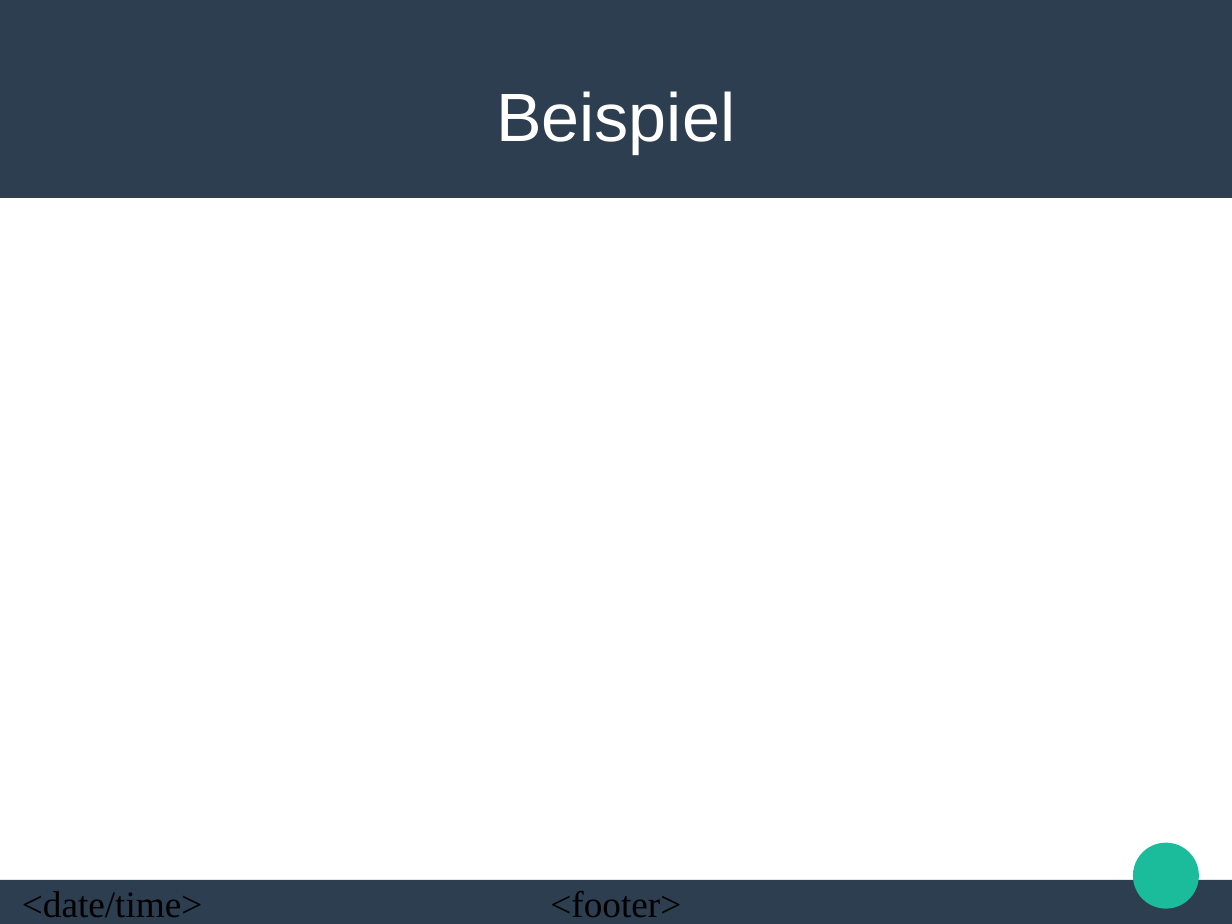
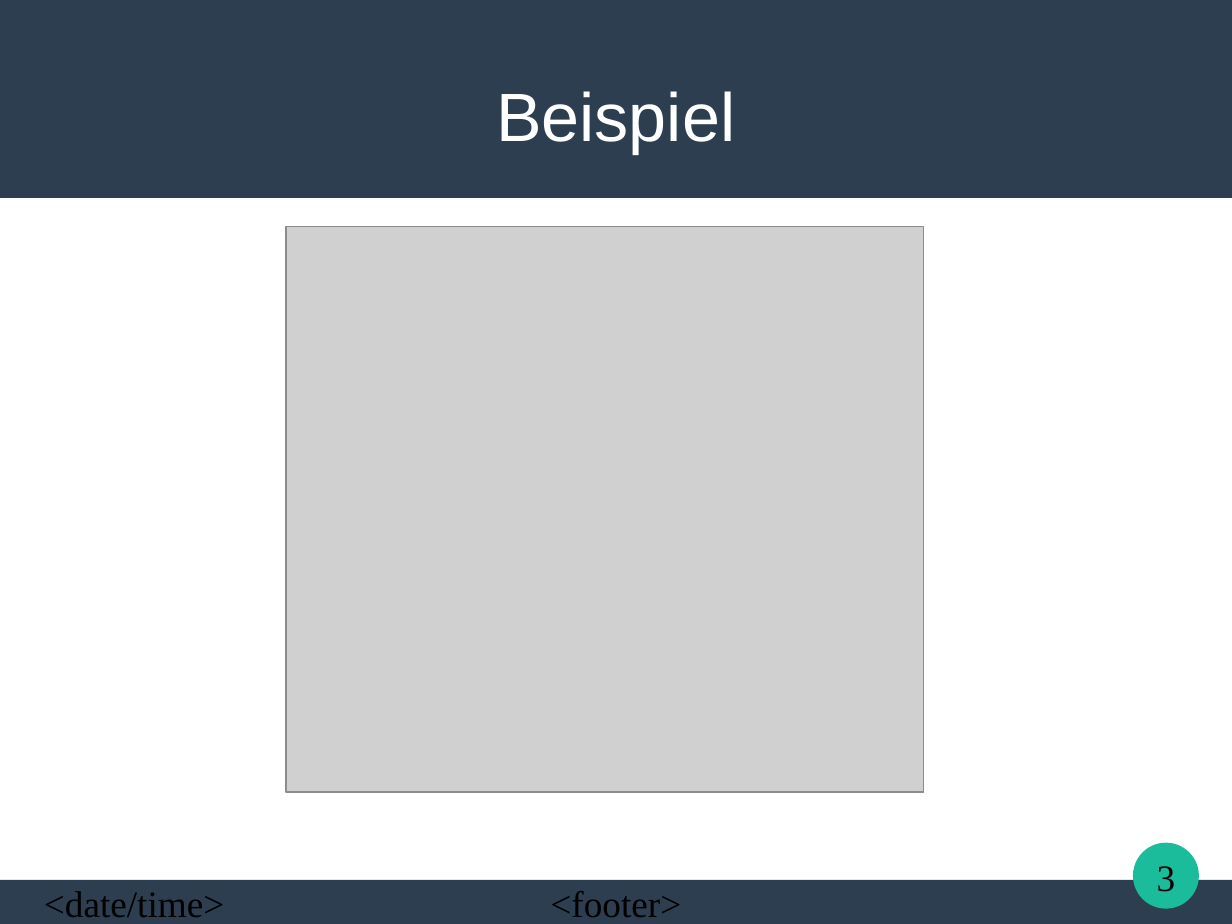
Before and after one commit to Uniquex/ObserverPattern, a slide deck: slide 3 of Presentation/Observer Pattern.odp. Drawn at 1232x924 pixels with LibreOffice and Linux fonts; fonts in the diff are those of the drawing; grey boxes stand for pictures. Boxes give left, top, right and bottom in pixels: in the first picture for what was removed or moved away, otherwise in the second. Text is boxed around its words. In the diff, an @@ line names an element or a change of style, - is before the commit and + after.

```diff
--- a/Presentation/Observer Pattern.odp
+++ b/Presentation/Observer Pattern.odp
@@ picture added at [286, 227, 925, 793] @@
@@ page number added at [1157, 866, 1176, 892], 24 pt, text #000000 @@
+3
@@ text "<date/time>": place and size @@
-text "<date/time>" at [22, 891, 202, 917]
+text "<date/time>" at [44, 891, 224, 917]
```
Also in this commit, not shown: 3 other slides changed, 1 slide added, 4 other files.
